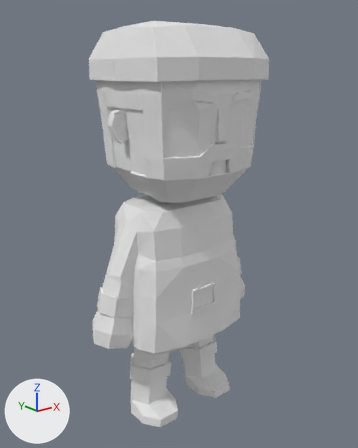
A saved change to the glTF model assets/villager-npc/glb/Hunter.glb.
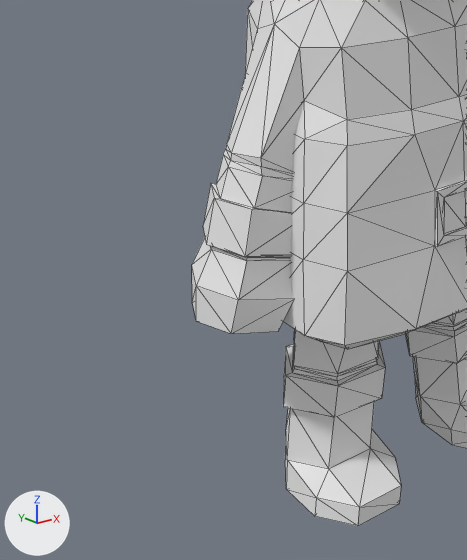
Each version is shown whole from a 50 mm lens placed at (-1.4, -1.786, 1.641), pointed at (0.007, -0.027, 0.938), then close up on the part from 4% to 57% of the width and 47% to 99% of the height. Lighting does not change. The marker at lower left points along +X, +Y and +Z. The older version's two pictures come first. The close-ups show mesh edges as thin lines. Where no turn or scale is listed for an object, it has been applied to the vertices.

Objects in the first close-up: 'Body'.
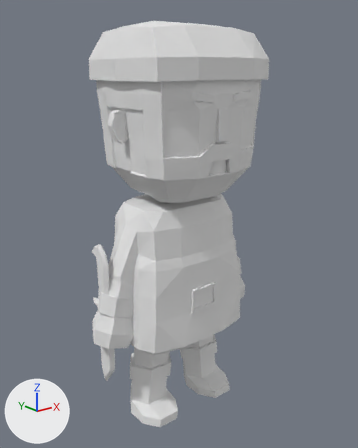
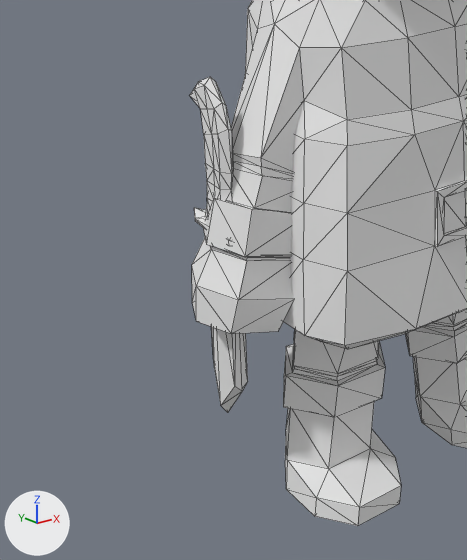
Boxes [x1, y1, x2, y2] around the edits, measured in the close-ups (467 x 560 px):
'Knife', added
    after: [190, 77, 248, 413]

The change, as a diff of the scene's bpy script:
```diff
--- a/assets/villager-npc/glb/Hunter.glb.py
+++ b/assets/villager-npc/glb/Hunter.glb.py
@@ mat_material_001 @@
+mat_material_001 = principled_material('Material.001')
+mat_material_001.base_color = (0.8, 0.8, 0.8)  # white #e7e7e7
+mat_material_001.roughness = 1.0
@@ me_cube_002 @@
+me_cube_002.from_pydata(...)  # 106 vertices, 208 faces; spans x -0.021..0.021, y -0.086..0.092, z -0.402..0.297
+me_cube_002.materials.append(mat_material_001)  # white #e7e7e7
@@ ob_knife @@
+ob_knife = bpy.data.objects.new('Knife', me_cube_002)
+ob_knife.location = (-0.388, 0.03, 0.613)
```
